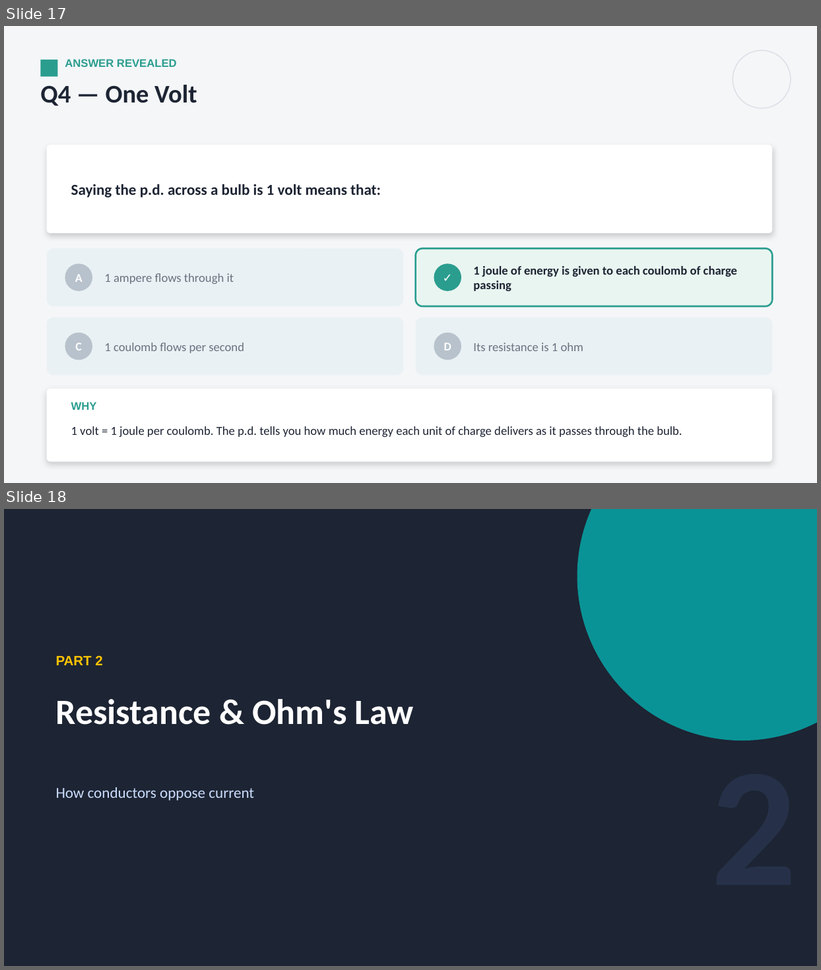
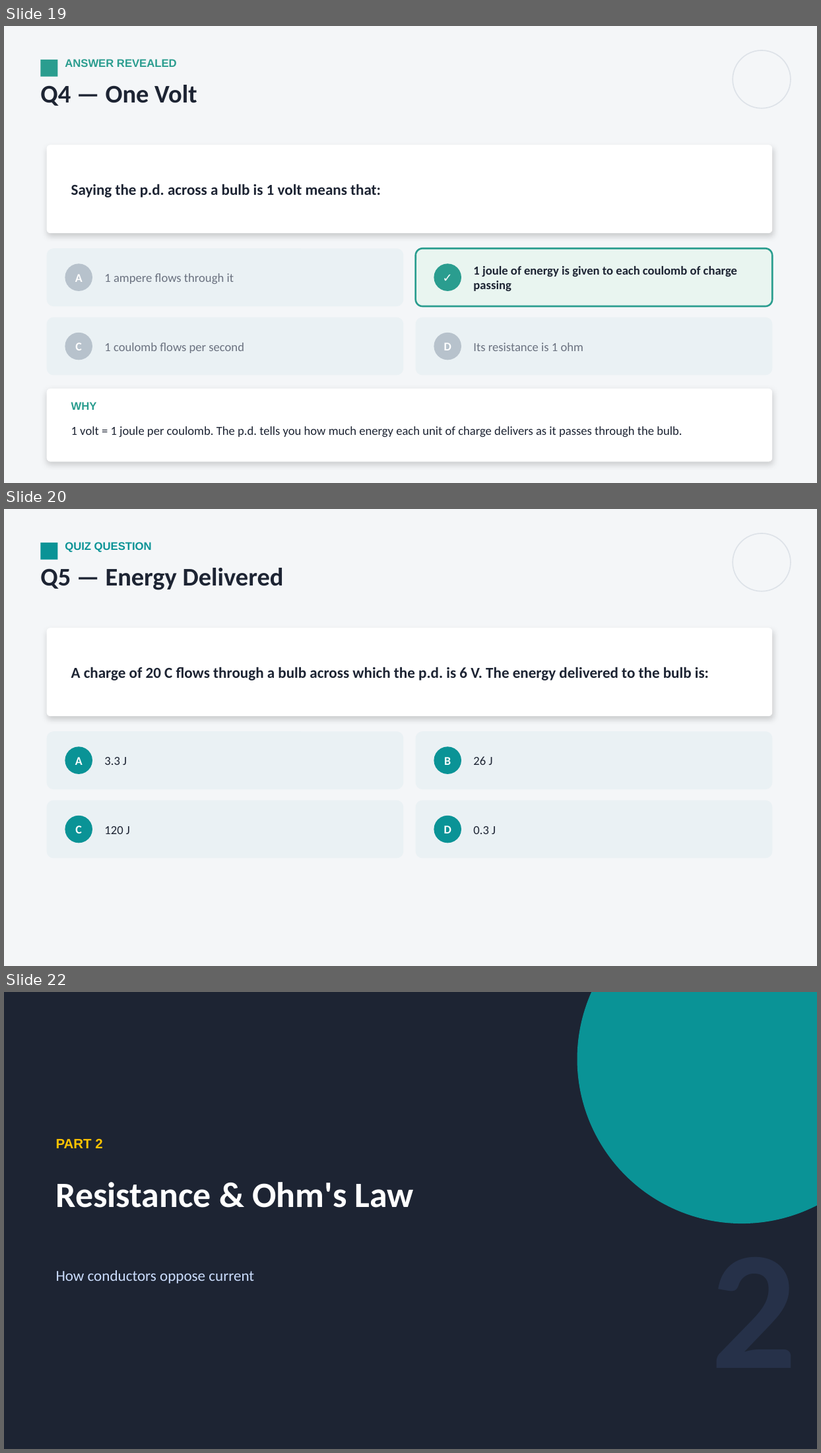
Before and after one commit to parmeshwars2911/MyFirstAR, a slide deck: ppt/Grade10/G10_S75_Current_Electricity_1.pptx. Shown one above the other, each under a label of ours: slides 17 and 18 before the commit, slides 19, 20 and 22 after it; the slides between them are not shown. The pictures are 821x970 and 821x1453 pixels, drawn with LibreOffice and Linux fonts; fonts in the diff are those of the drawing. Boxes give left, top, right and bottom in pixels: in the first picture for what was removed or moved away, otherwise in the second. Text is boxed around its words. In the diff, an @@ line names an element or a change of style, - is before the commit and + after.

```diff
--- a/ppt/Grade10/G10_S75_Current_Electricity_1.pptx
+++ b/ppt/Grade10/G10_S75_Current_Electricity_1.pptx
@@ slide 20 added at (x1=4, y1=509, x2=817, y2=966), background #F4F6F8 @@
@@ rectangle added at (x1=40, y1=543, x2=57, y2=560), fill #0A9396 @@
@@ text added at (x1=65, y1=542, x2=152, y2=553), 13 pt, text #0A9396, bold @@
+QUIZ QUESTION
@@ ellipse added at (x1=733, y1=533, x2=791, y2=591), outline #DDE2E8 1.25 pt @@
@@ text added at (x1=40, y1=568, x2=284, y2=590), 30 pt, text #1D2433, bold @@
+Q5 — Energy Delivered
@@ rounded rectangle added at (x1=47, y1=628, x2=773, y2=716), fill #FFFFFF @@
@@ text added at (x1=71, y1=667, x2=709, y2=681), 18 pt, text #1D2433, bold @@
+A charge of 20 C flows through a bulb across which the p.d. is 6 V. The energy delivered to the bulb is:
@@ rounded rectangle added at (x1=47, y1=731, x2=403, y2=789), fill #EAF1F4 @@
@@ rounded rectangle added at (x1=416, y1=731, x2=773, y2=789), fill #EAF1F4 @@
@@ ellipse added at (x1=65, y1=747, x2=92, y2=774), fill #0A9396 @@
@@ text added at (x1=75, y1=757, x2=83, y2=765), 14 pt, text #FFFFFF, bold @@
+A
@@ text added at (x1=104, y1=757, x2=127, y2=765), 14.5 pt, text #1D2433 @@
+3.3 J
@@ ellipse added at (x1=434, y1=747, x2=461, y2=774), fill #0A9396 @@
@@ text added at (x1=444, y1=757, x2=451, y2=765), 14 pt, text #FFFFFF, bold @@
+B
@@ text added at (x1=473, y1=757, x2=493, y2=765), 14.5 pt, text #1D2433 @@
+26 J
@@ rounded rectangle added at (x1=47, y1=801, x2=403, y2=859), fill #EAF1F4 @@
@@ rounded rectangle added at (x1=416, y1=801, x2=773, y2=859), fill #EAF1F4 @@
@@ ellipse added at (x1=65, y1=816, x2=92, y2=843), fill #0A9396 @@
@@ ellipse added at (x1=434, y1=816, x2=461, y2=843), fill #0A9396 @@
@@ text added at (x1=75, y1=826, x2=82, y2=834), 14 pt, text #FFFFFF, bold @@
+C
@@ text added at (x1=104, y1=826, x2=130, y2=834), 14.5 pt, text #1D2433 @@
+120 J
@@ text added at (x1=444, y1=826, x2=451, y2=834), 14 pt, text #FFFFFF, bold @@
+D
@@ text added at (x1=473, y1=826, x2=496, y2=834), 14.5 pt, text #1D2433 @@
+0.3 J
@@ what was slide 17 is now slide 19 @@
@@ what was slide 18 is now slide 22 @@
```
Also in this commit, not shown: 1 slide changed, 4 other slides added, 3 other files.
